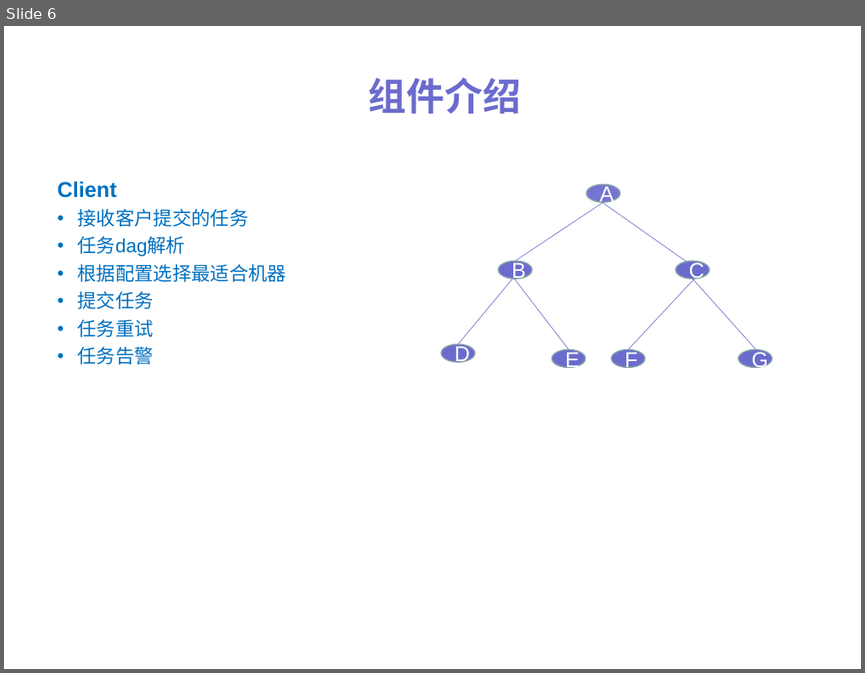
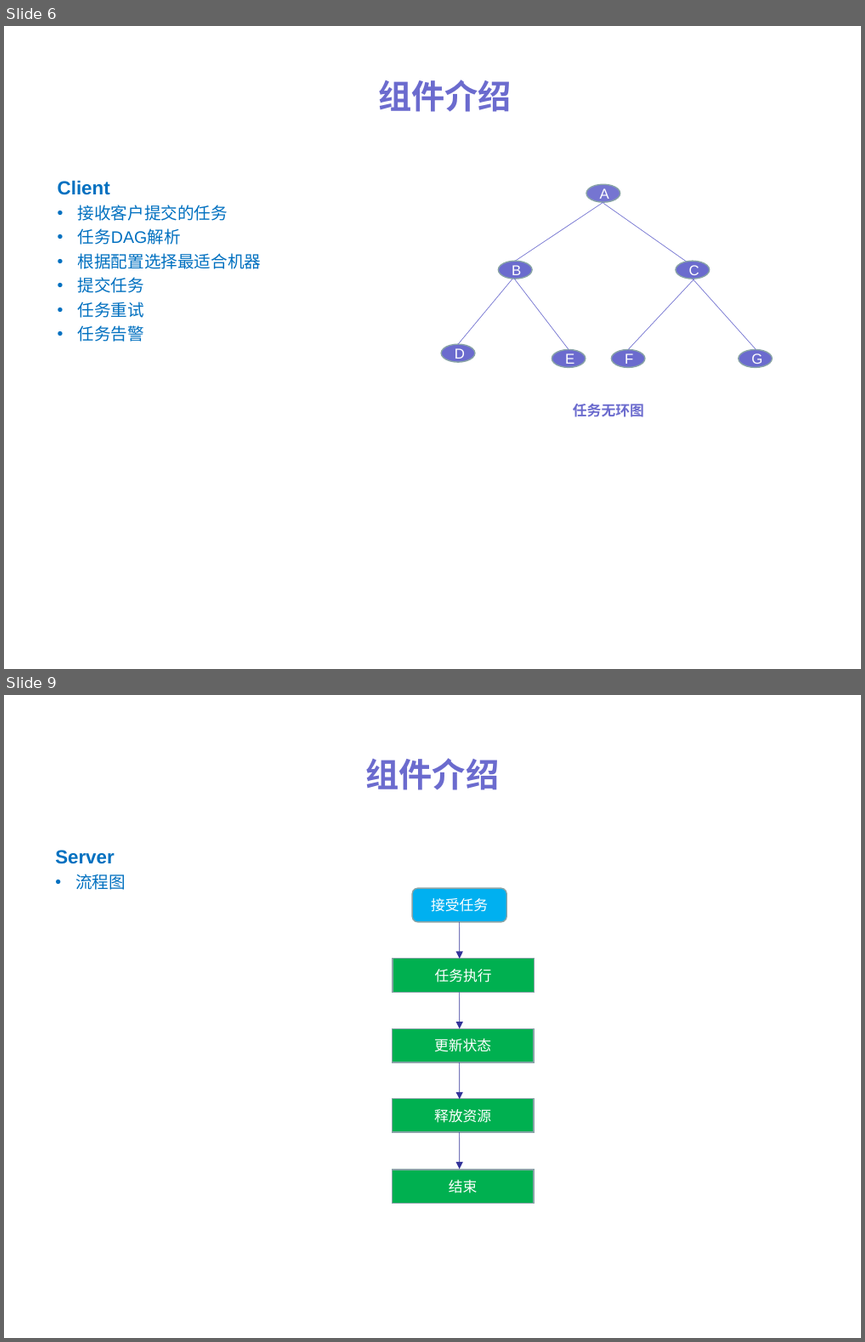
Before and after one commit to ylpu/distribute-scheduler, a slide deck: files/dis-scheduler.ppt. Shown one above the other, each under a label of ours: slide 6 before the commit, slides 6 and 9 after it; the slides between them are not shown. The pictures are 865x673 and 865x1342 pixels, drawn with LibreOffice and Linux fonts; fonts in the diff are those of the drawing. Boxes give left, top, right and bottom in pixels: in the first picture for what was removed or moved away, otherwise in the second. Text is boxed around its words. In the diff, an @@ line names an element or a change of style, - is before the commit and + after.

```diff
--- a/files/dis-scheduler.ppt
+++ b/files/dis-scheduler.ppt
@@ slide 9 added at (x1=4, y1=695, x2=861, y2=1338), background #FFFFFF @@
@@ title added at (x1=366, y1=758, x2=500, y2=790), 28 pt, text #6B6BCE, bold @@
+组件介绍
@@ text added at (x1=55, y1=850, x2=126, y2=890), 16 pt, text #0070C0, bold @@
+Server
+• 流程图
@@ rounded rectangle added at (x1=412, y1=888, x2=506, y2=921), fill #00B0F0, outline #89A4A7 0.99 pt, 12 pt, text #FFFFFF @@
+接受任务
@@ arrow added from (459, 922) to (459, 958), #333399 0.51 pt @@
@@ rectangle added at (x1=392, y1=958, x2=534, y2=992), fill #00B050, outline #89A4A7 0.99 pt, 12 pt, text #FFFFFF @@
+任务执行
@@ arrow added from (459, 993) to (459, 1028), #333399 0.51 pt @@
@@ rectangle added at (x1=392, y1=1028, x2=534, y2=1061), fill #00B050, outline #89A4A7 0.99 pt, 12 pt, text #FFFFFF @@
+更新状态
@@ arrow added from (459, 1062) to (459, 1099), #333399 0.51 pt @@
@@ rectangle added at (x1=392, y1=1099, x2=534, y2=1132), fill #00B050, outline #89A4A7 0.99 pt, 12 pt, text #FFFFFF @@
+释放资源
@@ arrow added from (459, 1132) to (459, 1168), #333399 0.51 pt @@
@@ rectangle added at (x1=392, y1=1168, x2=534, y2=1202), fill #00B050, outline #89A4A7 0.99 pt, 12 pt, text #FFFFFF @@
+结束
@@ slide 6 changed as well @@
@@ title "组件介绍" at (x1=378, y1=80, x2=511, y2=112): size 32 to 28 pt @@
@@ text at (x1=58, y1=180, x2=262, y2=341): size 18 to 16 pt in "Client"; size 16 to 14 pt in "接收客户提交的任务", "根据配置选择最适合机器", "提交任务", "任务重试" and 1 more places @@
@@ text at (x1=78, y1=228, x2=181, y2=244): text changed; size 16 to 14 pt @@
-• 任务dag解析
+• 任务DAG解析
@@ size 18 to 12 pt in 7 elements at (x1=586, y1=184, x2=620, y2=203), (x1=499, y1=261, x2=532, y2=278), (x1=676, y1=261, x2=710, y2=278), (x1=441, y1=344, x2=474, y2=362), (x1=551, y1=349, x2=585, y2=367), (x1=612, y1=349, x2=645, y2=367), (x1=738, y1=349, x2=772, y2=367) @@
@@ text added at (x1=573, y1=403, x2=644, y2=417), 12 pt, text #6B6BCE, bold @@
+任务无环图
```
Also in this commit, not shown: 7 other slides changed, 2 other slides added, 7 other files.
